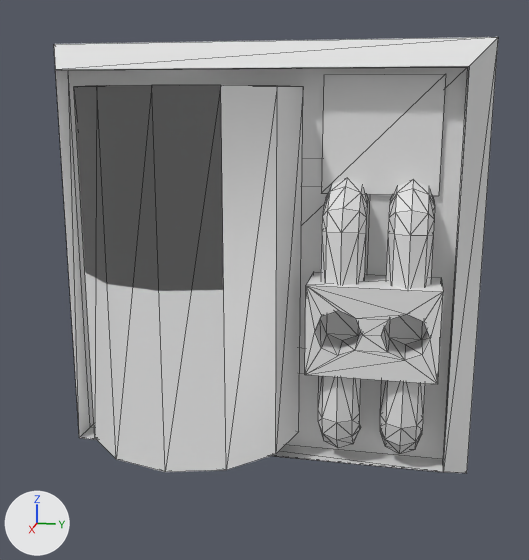
What one commit did to the OBJ model src/main/resources/assets/hbm/models/blocks/refueler.obj.
The view is the same before and after, from a camera (50 mm lens) standing at (1.171, 0.338, 0.873) and looking at (-0.377, 0.028, 0.486). Lighting does not change. The marker at lower left points along +X, +Y and +Z. The first picture is the older version. Mesh edges are drawn as thin lines. Where no turn or scale is listed for an object, it has been applied to the vertices. Vertices at exactly the same position are counted once.

Names of what the first picture shows: 'Fueler'.
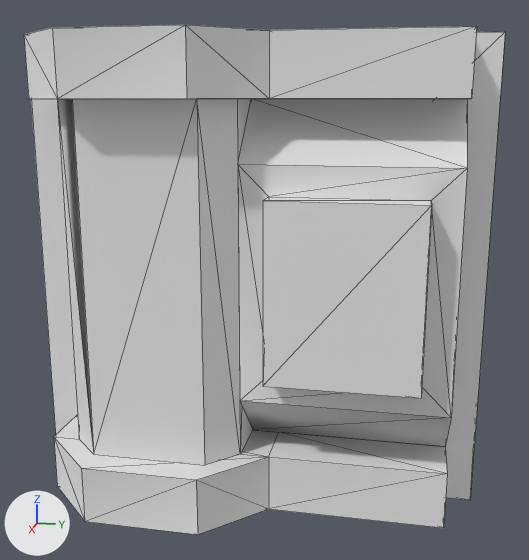
Location of each change, (x1, y1, x2, y2) in pixels of the pictures (529 x 560 px; the box of a moved part takes in the faces that stretch with it):
'Fueler', reshaped (8% wider, 17% taller)
    before: (54, 37, 498, 473)
    after: (24, 25, 505, 535)
part 1 of me_fueler, rebuilt (97% wider, 32% taller)
    before: (74, 85, 303, 472)
    after: (24, 25, 477, 535)
part 2 of me_fueler, deleted
    before: (305, 74, 446, 454)
part 3 of me_fueler, moved or reshaped
    before: (54, 37, 498, 473)
    after: (31, 32, 505, 500)

The change in detail:
Material 'm_3d0f7c69-193e-de00-f64a-72ec3472809c' (mat_m_3d0f7c69_193e_de00_f64a_72ec3472809c) is new.
Its base color is (0.8, 0.8, 0.8) (white #e7e7e7).
Its roughness is 1.0.
me_fueler is used by ob_fueler; location (0.0, 0.0, 0.0).
me_fueler had 274 vertices, 448 faces and spanned x -0.5..-0.188, y -0.5..0.5, z 0.0..1.0.
me_fueler now has 68 vertices, 102 faces and spans x -0.625..-0.125, y -0.5..0.5, z 0.0..1.0.
me_fueler part 1: the loose piece of 14 vertices spanning x -0.438..-0.188, y -0.4..0.1, z 0.1..0.9 is rebuilt with 56 vertices and now spans x -0.375..-0.125, y -0.438..0.438, z 0.0..1.0, in mat_m_3d0f7c69_193e_de00_f64a_72ec3472809c (white #e7e7e7).
me_fueler part 2: 9 loose pieces with 248 vertices, spanning x -0.5..-0.312, y -0.25..0.411, z 0.079..0.925, are deleted.
Part 3, on me_fueler:
8 vertices are removed from x -0.438..-0.375, y -0.438..0.438, z 0.062..0.938.
20 faces are deleted.
8 vertices are added at x -0.625..-0.375, y -0.5..0.5, z 0.0..1.0.
20 new faces join them.
me_fueler gains material mat_m_3d0f7c69_193e_de00_f64a_72ec3472809c (white #e7e7e7).
